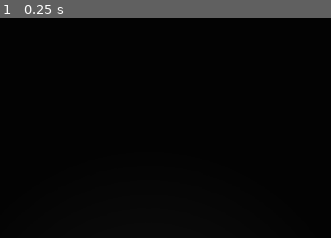
Above: before the commit, frame 1.
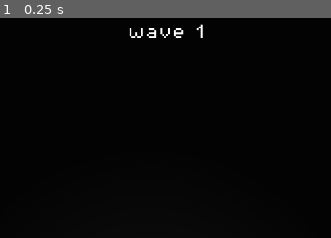
Above: after the commit, the same moment.

Repository: Cazik21/Blue_wave
Game: Godot game, scene res://scenes/world.tscn
Same seed, same stepped clock (60 frames per second), same inputs: the game is played once before the commit and once after it.
Inputs:
- Up to frame 1 (0.25 s): no input
The pictures show only the part of the screen within x 35-85%, y 0-50%; the shares and areas given below are measured in that part.

The runs differ from the first frame. In frame 1, 0.4% of the frame differs, in the area x 38-62%, y 2-10%.

Commit message:
commit 5

Diff:
--- /dev/null
+++ b/prefabs/waves.tscn
@@ -0,0 +1,24 @@
+[gd_scene load_steps=3 format=3 uid="uid://dfvu4r5emojw"]
+
+[ext_resource type="Script" uid="uid://cyuud2d8xnc1h" path="res://scripts/waves.gd" id="1_c14bu"]
+[ext_resource type="FontFile" uid="uid://c3kajmqfy11vh" path="res://assets/PixelOperator8.ttf" id="2_cfukv"]
+
+[node name="UI" type="Control"]
+layout_mode = 3
+anchors_preset = 15
+anchor_right = 1.0
+anchor_bottom = 1.0
+grow_horizontal = 2
+grow_vertical = 2
+script = ExtResource("1_c14bu")
+
+[node name="waves" type="CanvasLayer" parent="."]
+
+[node name="text" type="Label" parent="waves"]
+offset_left = 187.0
+offset_top = 8.0
+offset_right = 269.0
+offset_bottom = 31.0
+scale = Vector2(0.5, 0.5)
+size_flags_vertical = 0
+theme_override_fonts/font = ExtResource("2_cfukv")
--- a/scenes/enemy.tscn
+++ b/scenes/enemy.tscn
@@ -1,10 +1,9 @@
-[gd_scene load_steps=27 format=3 uid="uid://by6tii7albfd4"]
+[gd_scene load_steps=26 format=3 uid="uid://by6tii7albfd4"]
 
 [ext_resource type="Script" uid="uid://db4nw25ges0ey" path="res://scripts/enemy.gd" id="1_4ra3w"]
 [ext_resource type="Texture2D" uid="uid://c48aefisbai4w" path="res://assets/slime 1 (1).png" id="2_c4w8v"]
 [ext_resource type="PackedScene" uid="uid://ddojtmgtopup3" path="res://prefabs/miniwaves.tscn" id="2_md484"]
 [ext_resource type="Texture2D" uid="uid://7g5lg3lduuk5" path="res://assets/slime 13 (3) (1).png" id="2_xwavj"]
-[ext_resource type="Texture2D" uid="uid://cpsq4xcv2non1" path="res://assets/light.png" id="3_c4w8v"]
 [ext_resource type="Texture2D" uid="uid://5v8te6nnis5o" path="res://assets/New Piskel.png" id="5_nenq2"]
 [ext_resource type="Texture2D" uid="uid://ohlbd4qksu6b" path="res://assets/New Piskel (1).png" id="6_md484"]
 [ext_resource type="Texture2D" uid="uid://cfcjeug7i83jn" path="res://assets/New Piskel (2).png" id="7_ipns3"]
@@ -168,13 +167,6 @@
 [node name="CollisionShape2D" type="CollisionShape2D" parent="."]
 shape = SubResource("RectangleShape2D_xwavj")
 
-[node name="PointLight2D" type="PointLight2D" parent="."]
-visible = false
-position = Vector2(0, -2)
-energy = 0.2
-texture = ExtResource("3_c4w8v")
-texture_scale = 0.5
-
 [node name="anim" type="AnimatedSprite2D" parent="."]
 modulate = Color(0.14901961, 0.14901961, 0.14901961, 1)
 position = Vector2(0, -1)
--- a/scenes/world.tscn
+++ b/scenes/world.tscn
@@ -1,8 +1,9 @@
-[gd_scene load_steps=4 format=3 uid="uid://dxghx7pn87w4x"]
+[gd_scene load_steps=5 format=3 uid="uid://dxghx7pn87w4x"]
 
 [ext_resource type="Script" uid="uid://cq5nii0on47gt" path="res://scripts/world.gd" id="1_4wyf3"]
 [ext_resource type="PackedScene" uid="uid://dqo6q3330yn1x" path="res://scenes/player.tscn" id="1_nnsk1"]
 [ext_resource type="PackedScene" uid="uid://by6tii7albfd4" path="res://scenes/enemy.tscn" id="2_rwgxs"]
+[ext_resource type="PackedScene" uid="uid://dfvu4r5emojw" path="res://prefabs/waves.tscn" id="4_k0juu"]
 
 [node name="world" type="Node2D"]
 script = ExtResource("1_4wyf3")
@@ -22,7 +23,9 @@
 position = Vector2(198, 182)
 
 [node name="spawn_timer" type="Timer" parent="."]
-wait_time = 2.5
+wait_time = 3.1
 autostart = true
 
+[node name="UI" parent="." instance=ExtResource("4_k0juu")]
+
 [connection signal="timeout" from="spawn_timer" to="." method="_on_spawn_timer_timeout"]
--- a/scripts/enemy.gd
+++ b/scripts/enemy.gd
@@ -7,6 +7,7 @@
 @export var waves_scene : PackedScene
 
 @onready var anim: AnimatedSprite2D = $anim
+@onready var reborn_timer: Timer = $"reborn _timer"
 
 var direction : Vector2 = Vector2.ZERO
 var player = null
@@ -59,8 +60,5 @@
 		add_sibling(particles)
 		particles.global_position = global_position
 		particles.rotation = direction.angle() + PI
+		Messenger.enemies_f -=1
 		queue_free()
-
-func entering_in_safe_area():
-	anim.play("desborn")
-	queue_free()
--- a/scripts/messenger.gd
+++ b/scripts/messenger.gd
@@ -1,3 +1,9 @@
 extends Node
 
 var player
+var enemies_p_wave = 5
+var wave = 1
+var enemies_f
+var player_lifes : int = 5
+
+signal diminuir_timer
--- a/scripts/player.gd
+++ b/scripts/player.gd
@@ -10,7 +10,6 @@
 var shoot_colldown : float = 0.3
 var can_instantiate_waves : bool = true
 var walking : bool = false
-var lifes : int = 5
 
 var org_color
 
@@ -75,6 +74,8 @@
 func _on_hurtbox_body_entered(body: Node2D) -> void:
 	if body.is_in_group("enemies"):
 		hit_flash()
-		lifes -= 1
-	if lifes <= 0:
+		Messenger.player_lifes -= 1
+	if Messenger.player_lifes <= 0:
+		Messenger.player_lifes = 5
+		Messenger.wave = 1
 		get_tree().reload_current_scene()
--- /dev/null
+++ b/scripts/waves.gd
@@ -0,0 +1,18 @@
+extends Control
+
+@onready var label: Label = $waves/text
+@onready var label2: Label = $lifes/text
+
+func _ready() -> void:
+	waves()
+
+func _process(_delta: float) -> void:
+	if Messenger.enemies_f <= 0:
+		Messenger.wave += 1
+		Messenger.enemies_p_wave += 5
+		waves()
+
+func waves():
+	Messenger.enemies_f = Messenger.enemies_p_wave
+	label.text = ("wave " + str(Messenger.wave))
+	Messenger.diminuir_timer.emit()
--- a/scripts/world.gd
+++ b/scripts/world.gd
@@ -1,10 +1,13 @@
 extends Node2D
 
 @onready var player: CharacterBody2D = $Player
+@onready var spawn_timer: Timer = $spawn_timer
 
 @export var enemy_scene : PackedScene
 @export var spawn_margin = 40
 
+func _ready() -> void:
+	Messenger.diminuir_timer.connect(troca_de_wave)
 
 func spawn_enemies():
 	var enemy = enemy_scene.instantiate()
@@ -26,3 +29,6 @@
 
 func _on_spawn_timer_timeout() -> void:
 	spawn_enemies()
+
+func troca_de_wave():
+	spawn_timer.wait_time -= 0.1
Binary file added: assets/PixelOperator8.ttf
Not shown, added: assets/PixelOperator8.ttf.import
Not shown, changed: assets/Water walking (3).png.import
Binary file removed: prefabs/Water walking (3).png
Not shown, removed: prefabs/Water walking (3).png.import
Not shown, added: scripts/waves.gd.uid
